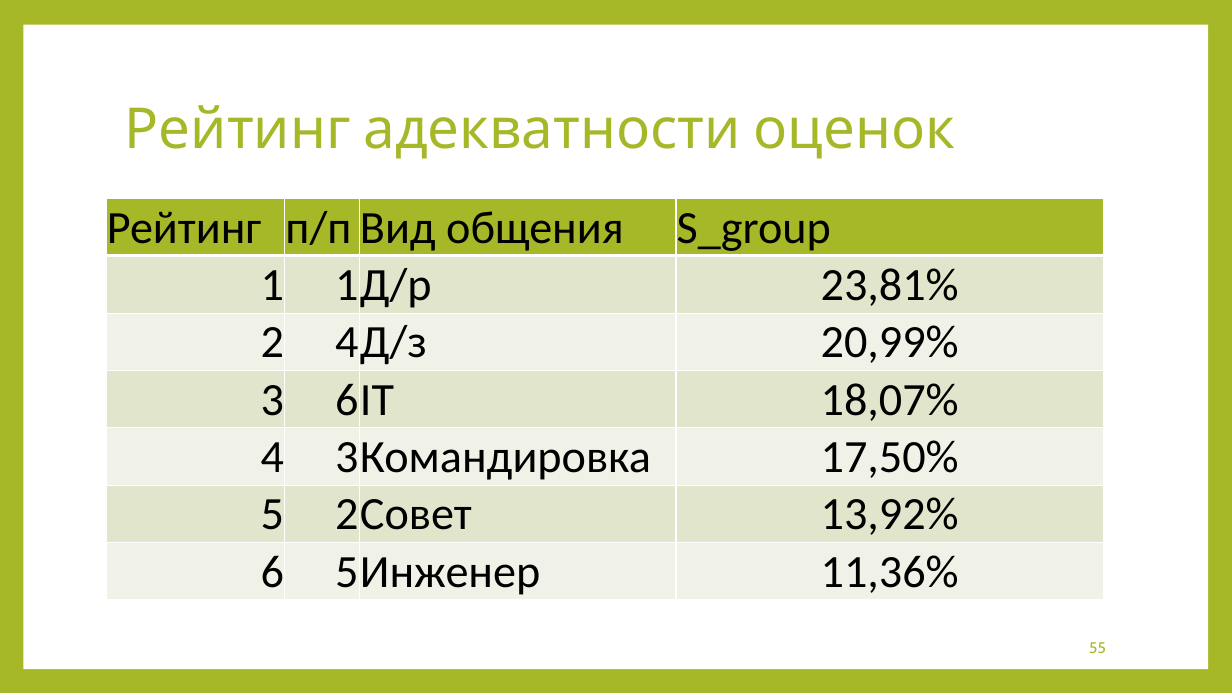
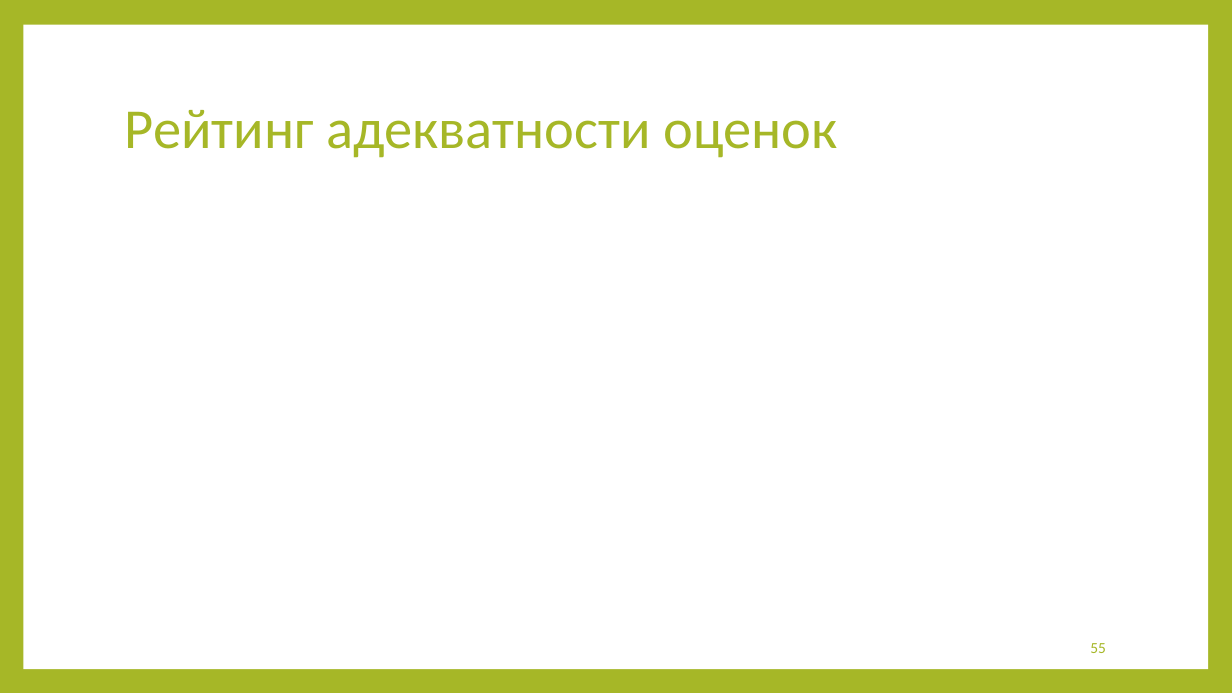
Before and after one commit to moter1026/create_pptx_from_exel, a slide deck: slide 55 of pptx files/template.pptx. Drawn at 1232x693 pixels with LibreOffice and Linux fonts; fonts in the diff are those of the drawing. Boxes give left, top, right and bottom in pixels: in the first picture for what was removed or moved away, otherwise in the second. Text is boxed around its words. In the diff, an @@ line names an element or a change of style, - is before the commit and + after.

```diff
--- a/pptx files/template.pptx
+++ b/pptx files/template.pptx
@@ title "Рейтинг адекватности оценок" at (x1=125, y1=110, x2=837, y2=158): font Cabin to Calibri @@
@@ table removed at (x1=106, y1=199, x2=1104, y2=597), 7 rows, 4 columns @@
-Рейтинг | п/п | Вид общения | S_group
-1 | 1 | Д/р | 23,81%
-2 | 4 | Д/з | 20,99%
-3 | 6 | IT | 18,07%
-4 | 3 | Командировка | 17,50%
-5 | 2 | Совет | 13,92%
-6 | 5 | Инженер | 11,36%
@@ page number at (x1=1090, y1=643, x2=1106, y2=653): font Cabin to Calibri @@
```
Also in this commit, not shown: 54 other slides changed, 4 other files.
